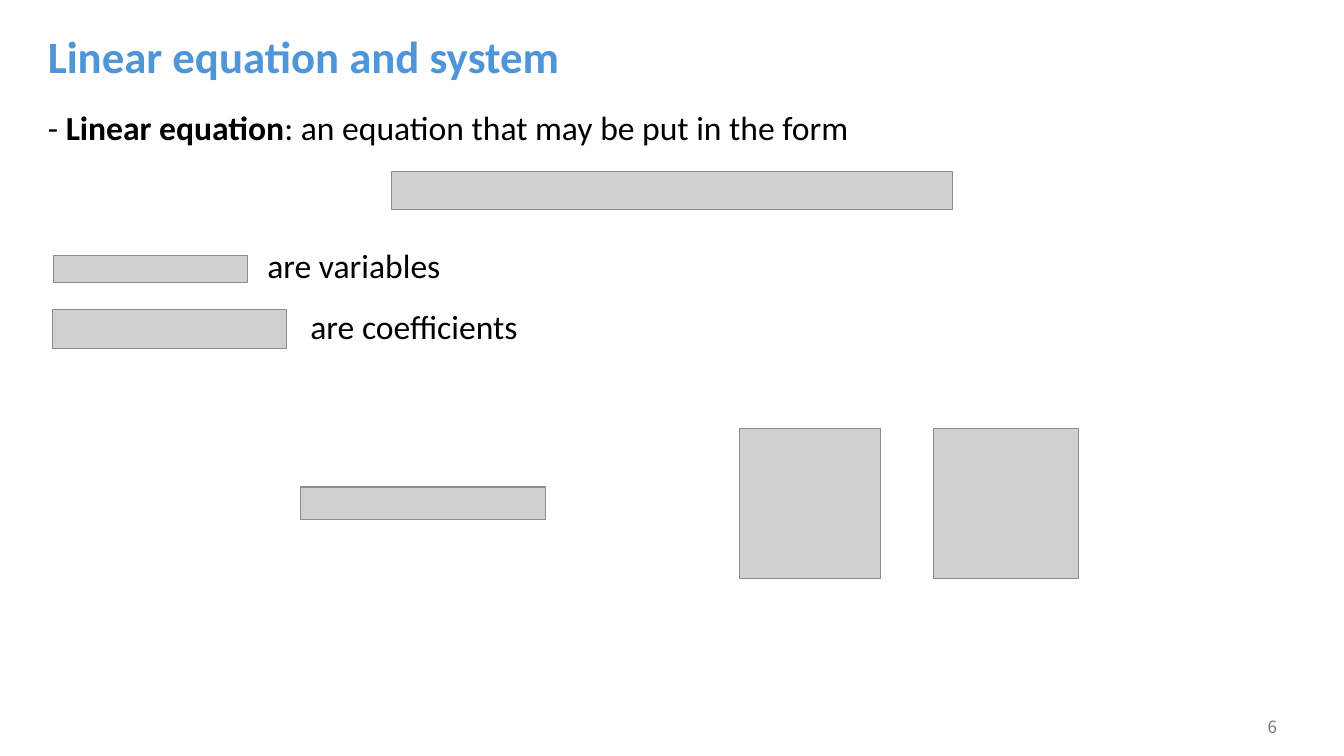
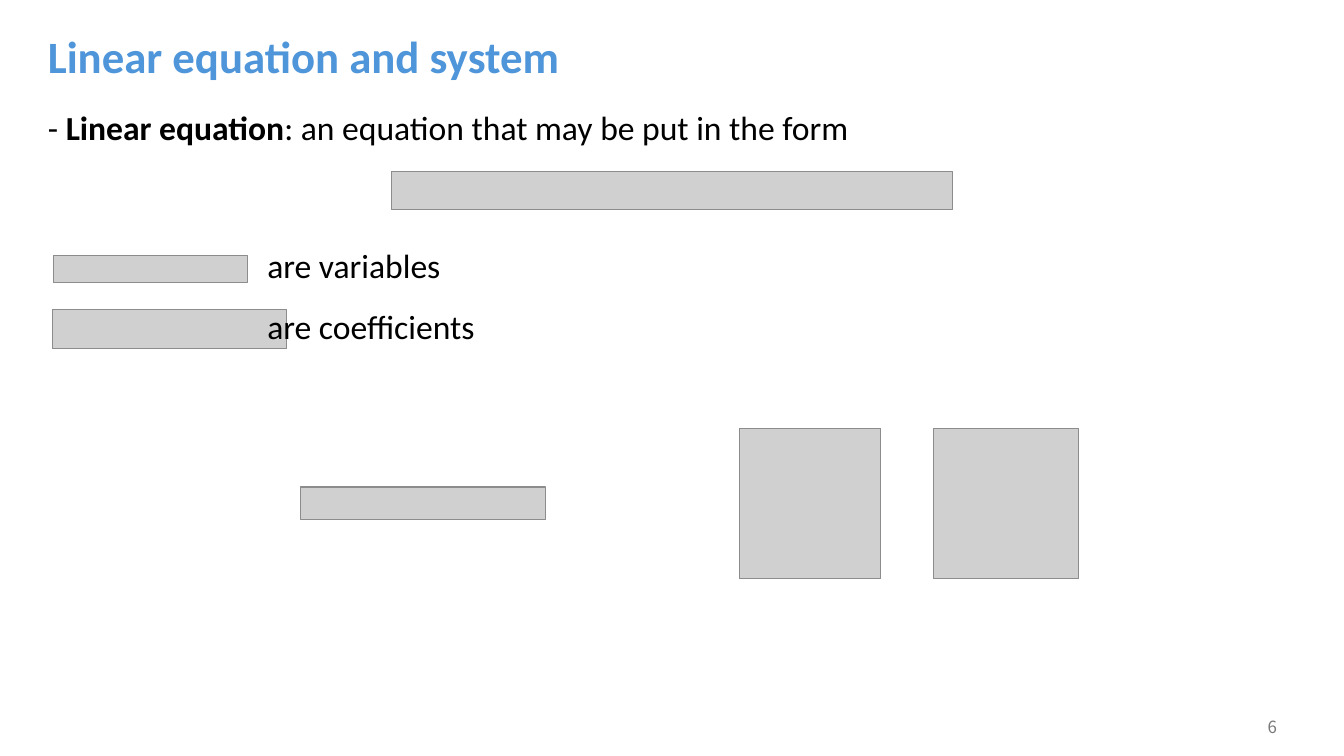
Before and after one commit to ben8169/EditPPT, a slide deck: slide 6 of sample_ppt/math_simple.pptx. Drawn at 1344x756 pixels with LibreOffice and Linux fonts; fonts in the diff are those of the drawing; grey boxes stand for pictures. Boxes give left, top, right and bottom in pixels: in the first picture for what was removed or moved away, otherwise in the second. Text is boxed around its words. In the diff, an @@ line names an element or a change of style, - is before the commit and + after.

```diff
--- a/sample_ppt/math_simple.pptx
+++ b/sample_ppt/math_simple.pptx
@@ text "are coefficients" rewrapped from <box>310,315,518,340</box> to <box>267,311,475,347</box> @@
```
Also in this commit, not shown: 4 other slides changed, 12 other files.
